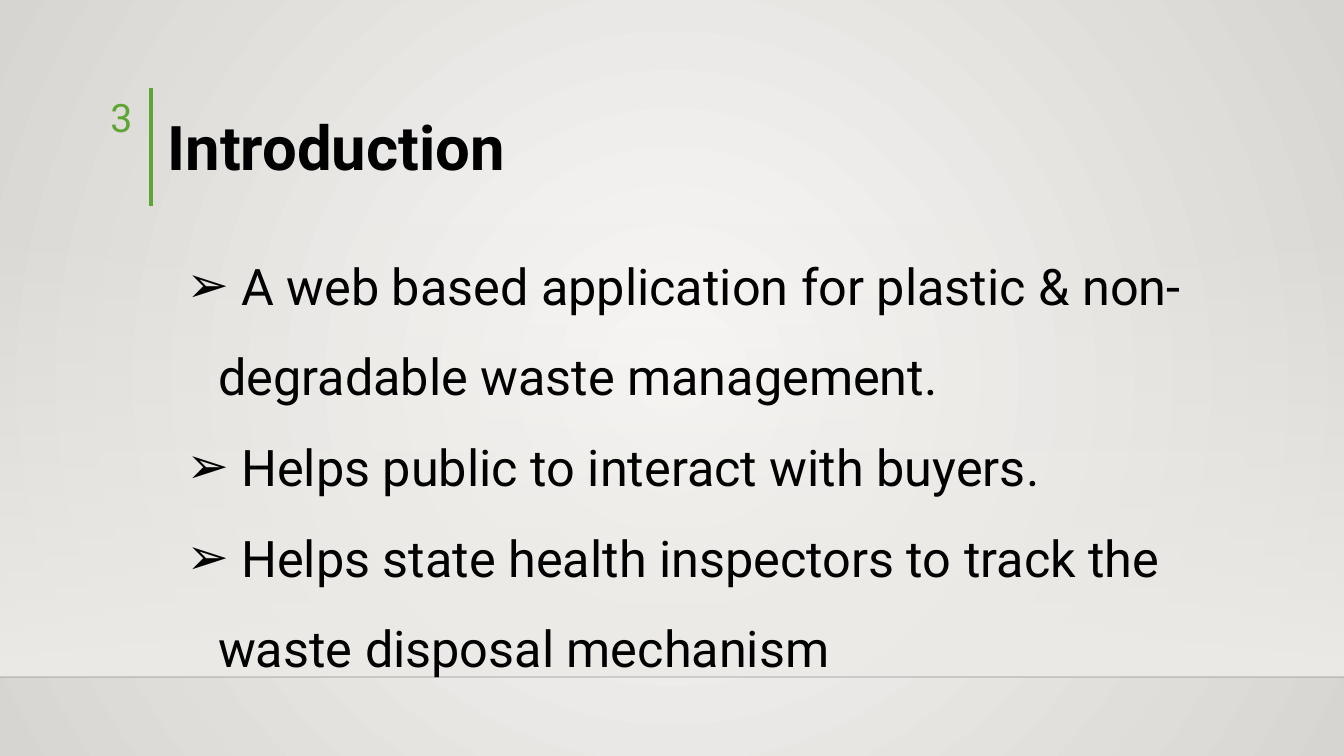
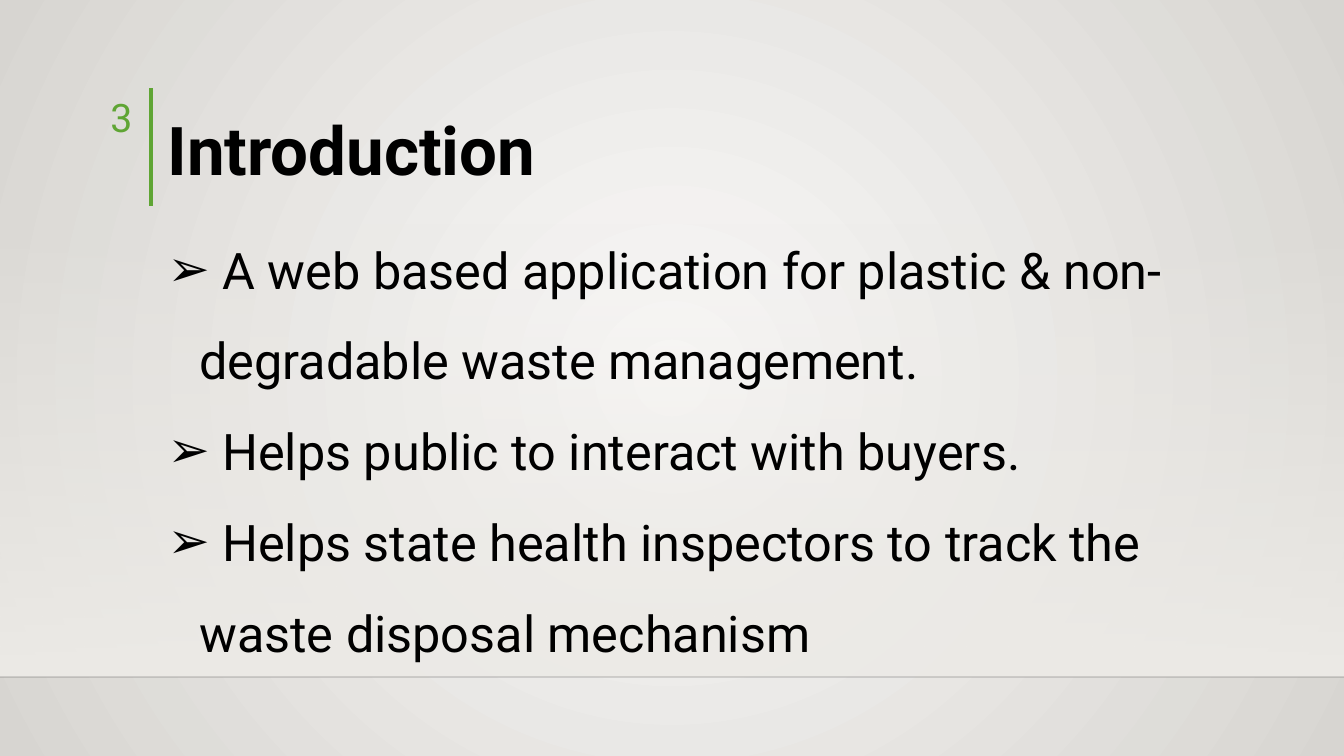
Before and after one commit to hisni/CO227-Project, a slide deck: slide 3 of Presantation/Presentation - Final.pptx. Drawn at 1344x756 pixels with LibreOffice and Linux fonts; fonts in the diff are those of the drawing; background and template pictures are left out. Boxes give left, top, right and bottom in pixels: in the first picture for what was removed or moved away, otherwise in the second. Text is boxed around its words. In the diff, an @@ line names an element or a change of style, - is before the commit and + after.

```diff
--- a/Presantation/Presentation - Final.pptx
+++ b/Presantation/Presentation - Final.pptx
@@ text "Introduction" at <box>168,124,536,176</box>: size 44 to 48 pt @@
@@ text "A web based application for ...": place and size @@
-text "A web based application for ..." at <box>218,266,1180,678</box>
+text "A web based application for ..." at <box>199,250,1161,663</box>
```
Also in this commit, not shown: 7 other slides changed.
